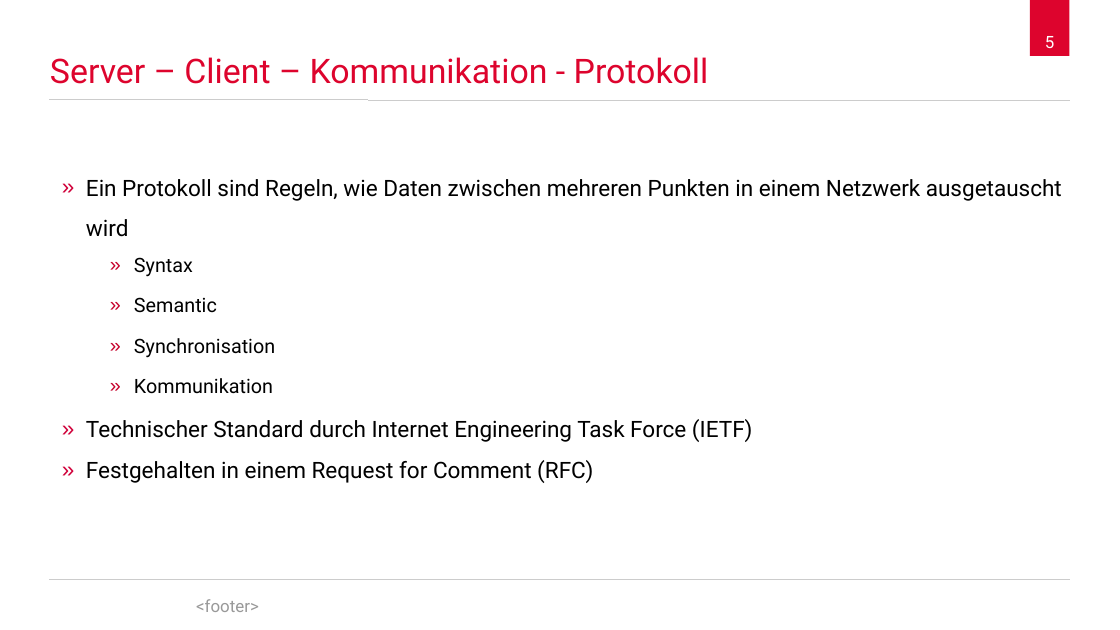
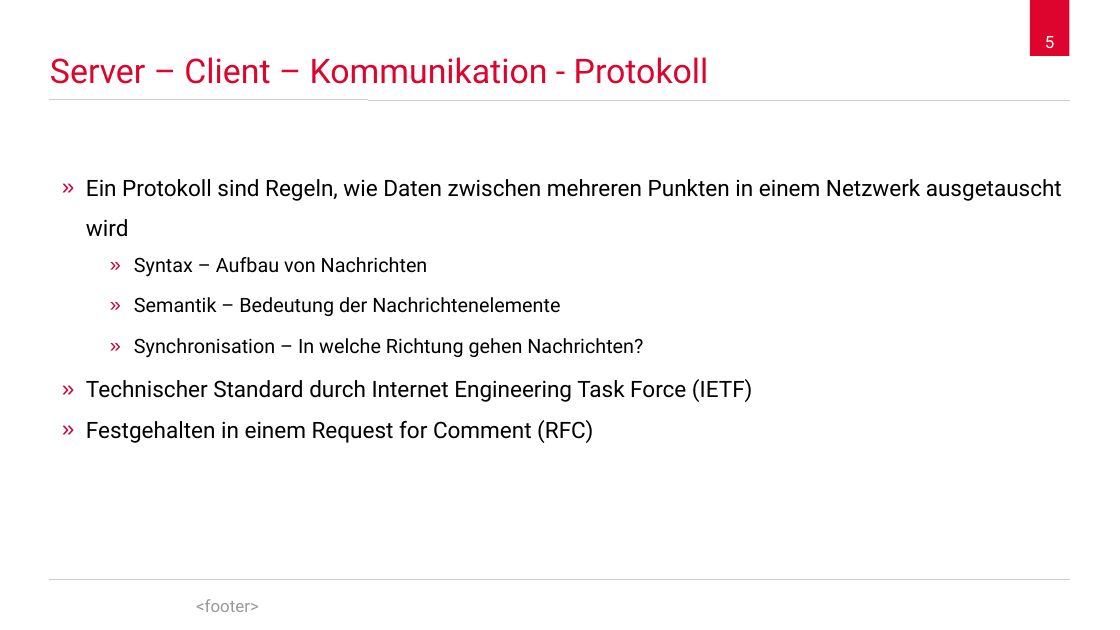
Before and after one commit to spaceone/presentations, a slide deck: slide 5 of hypertext-transfer-protocol/2017-12-05-hypertext-transfer-protocol.odp. Drawn at 1120x630 pixels with LibreOffice and Linux fonts; fonts in the diff are those of the drawing; background and template pictures are left out. Boxes give left, top, right and bottom in pixels: in the first picture for what was removed or moved away, otherwise in the second. Text is boxed around its words. In the diff, an @@ line names an element or a change of style, - is before the commit and + after.

```diff
--- a/hypertext-transfer-protocol/2017-12-05-hypertext-transfer-protocol.odp
+++ b/hypertext-transfer-protocol/2017-12-05-hypertext-transfer-protocol.odp
@@ text at bbox=[134, 257, 643, 358]: text changed @@
-    » Syntax
-    » Semantic
-    » Synchronisation
-    » Kommunikation
+    » Syntax – Aufbau von Nachrichten
+    » Semantik – Bedeutung der Nachrichtenelemente
+    » Synchronisation – In welche Richtung gehen Nachrichten?
```
Also in this commit, not shown: 13 other slides changed, 1 slide added, 1 slide removed.
